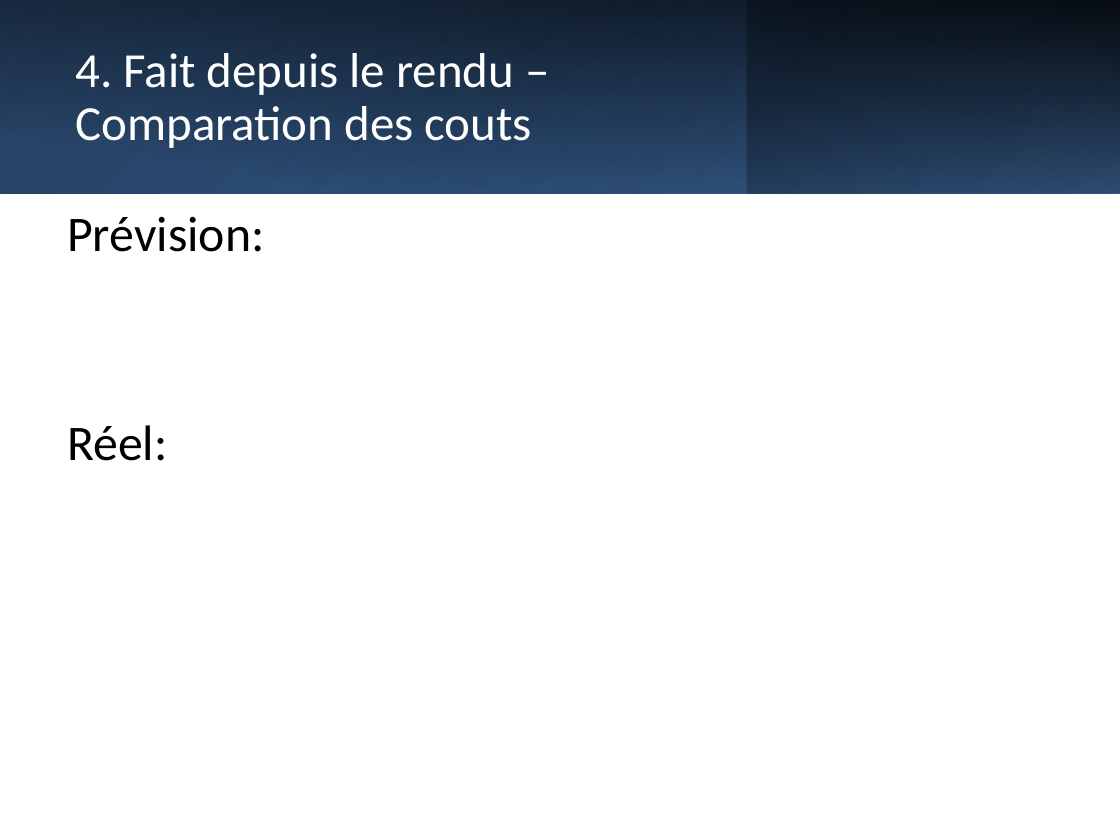
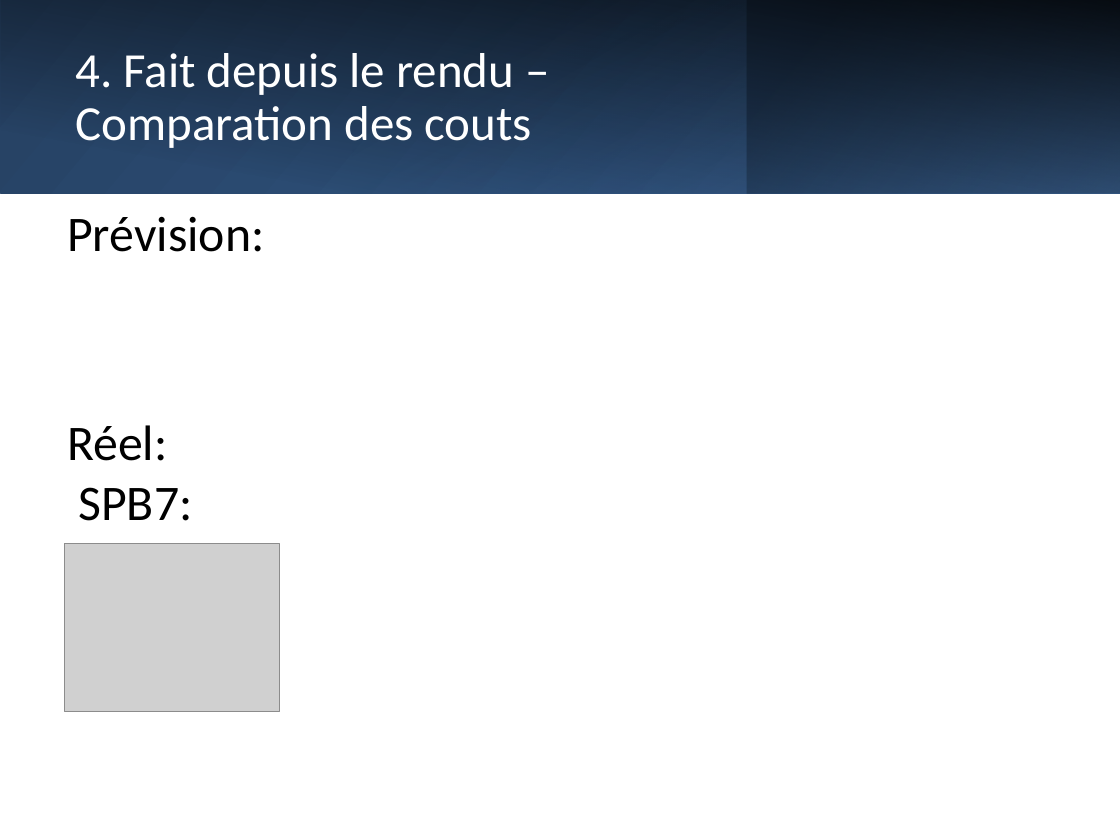
Before and after one commit to Sweedy3960/2414_SPB7_DOC, a slide deck: slide 21 of Doc/2414_Presentation.pptx (slide 19 before the commit). Drawn at 1120x840 pixels with LibreOffice and Linux fonts; fonts in the diff are those of the drawing; grey boxes stand for pictures. Boxes give left, top, right and bottom in pixels: in the first picture for what was removed or moved away, otherwise in the second. Text is boxed around its words. In the diff, an @@ line names an element or a change of style, - is before the commit and + after.

```diff
--- a/Doc/2414_Presentation.pptx
+++ b/Doc/2414_Presentation.pptx
@@ text at (x1=67, y1=425, x2=192, y2=521): text changed @@
-Réel:
+Réel:
+SPB7:
@@ picture added at (x1=64, y1=544, x2=279, y2=712) @@
```
Also in this commit, not shown: 13 other slides changed, 2 slides added, 1 other file.
